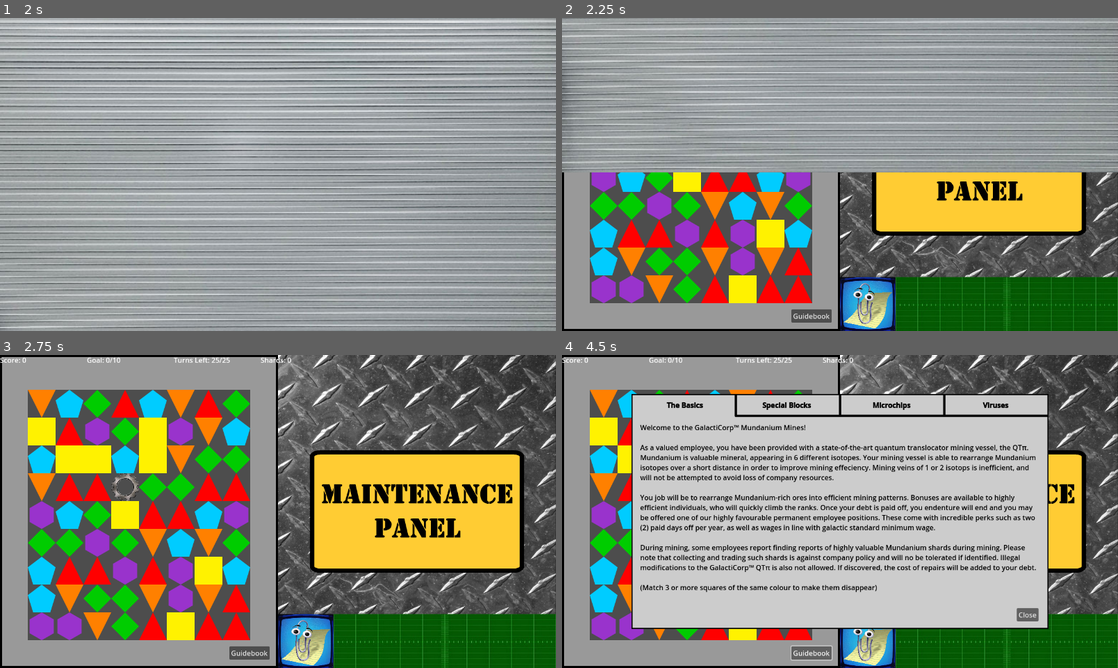
Above: before the commit, frames 1-4 (two rows, left to right).
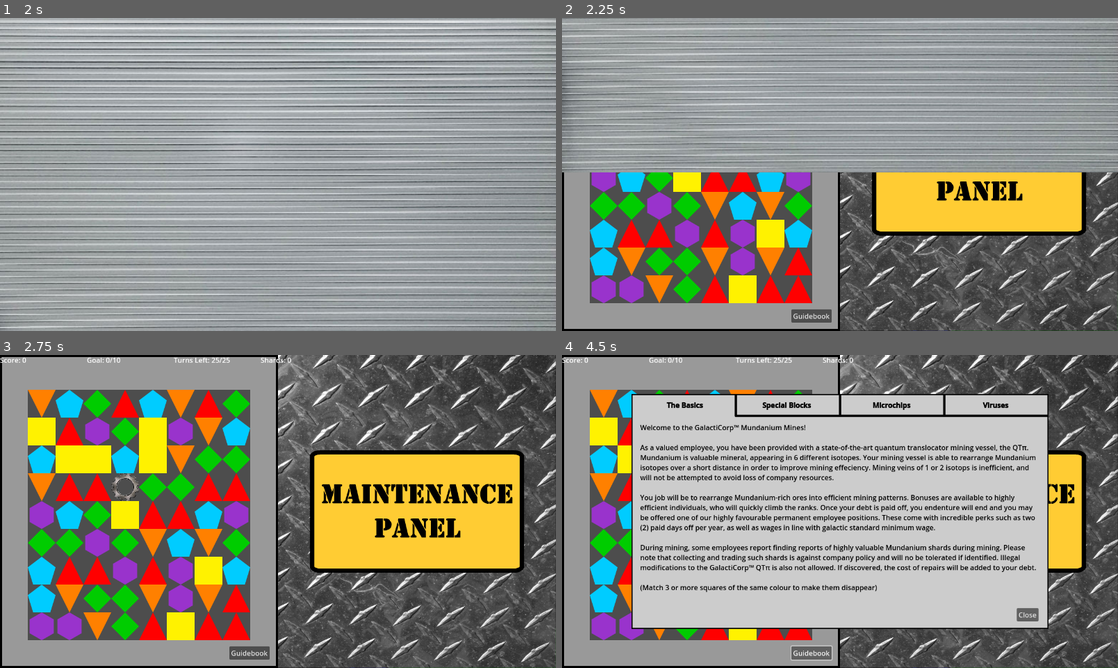
Above: after the commit, the same moments.

Repository: mr-pig-streaming/match-3-game
Game: Godot game, scene res://Scenes/base_scene.tscn
Two runs of this game, one before a commit and one after it. Both use one fixed random seed, a clock stepped at 60 frames per second and the inputs below.
Inputs:
- Up to frame 1 (2 s): click "New Game" at 0.5 s; click "New Game" at 1.25 s
- Up to frame 2 (2.25 s): click "Load Game" at 2 s
- Up to frame 3 (2.75 s): no input
- Up to frame 4 (4.5 s): click "Dispense Chip" at 2.75 s; click "View Chips" at 3.5 s; click "Guidebook" at 4.25 s

Frame 1 is identical in both runs. In frame 2, 8.7% of the frame differs, in the area x 50-100%, y 82-100%; in frame 3, 8.7%; in frame 4, 6.8%.
Error in both runs: Cannot call method 'queue_free' on a null value. (res://Scripts/base_scene.gd:92)

Commit message:
dev-F67 Scaled assistant to fit correctly

Diff:
--- a/Scripts/SideBoard.gd
+++ b/Scripts/SideBoard.gd
@@ -30,6 +30,12 @@
 		cards.append(null)
 	setup_card_slots()
 	print("Unlocked: " + str(get_parent().get_parent().get_node("Globals").sideboard_unlocked))
+	var helper = preload("res://Scenes/clippy_helper.tscn").instantiate()
+	helper.scale *= 0.75
+	add_child(helper)
+	move_child(helper, -1)
+	helper.name = "Helper"
+	helper.position = Vector2(848, 676)
 	if (get_parent().get_parent().get_node("Globals").sideboard_unlocked):
 		active = true
 		get_node("PanelSprite").visible = false
@@ -37,11 +43,6 @@
 		active = false
 		get_node("PanelSprite").visible = true
 		move_child(get_node("PanelSprite"), -1)
-	var helper = preload("res://Scenes/clippy_helper.tscn").instantiate()
-	add_child(helper)
-	move_child(helper, -1)
-	helper.name = "Helper"
-	helper.position = Vector2(704, 660)
 
 func setup_card_slots():
 	card_slots = []
